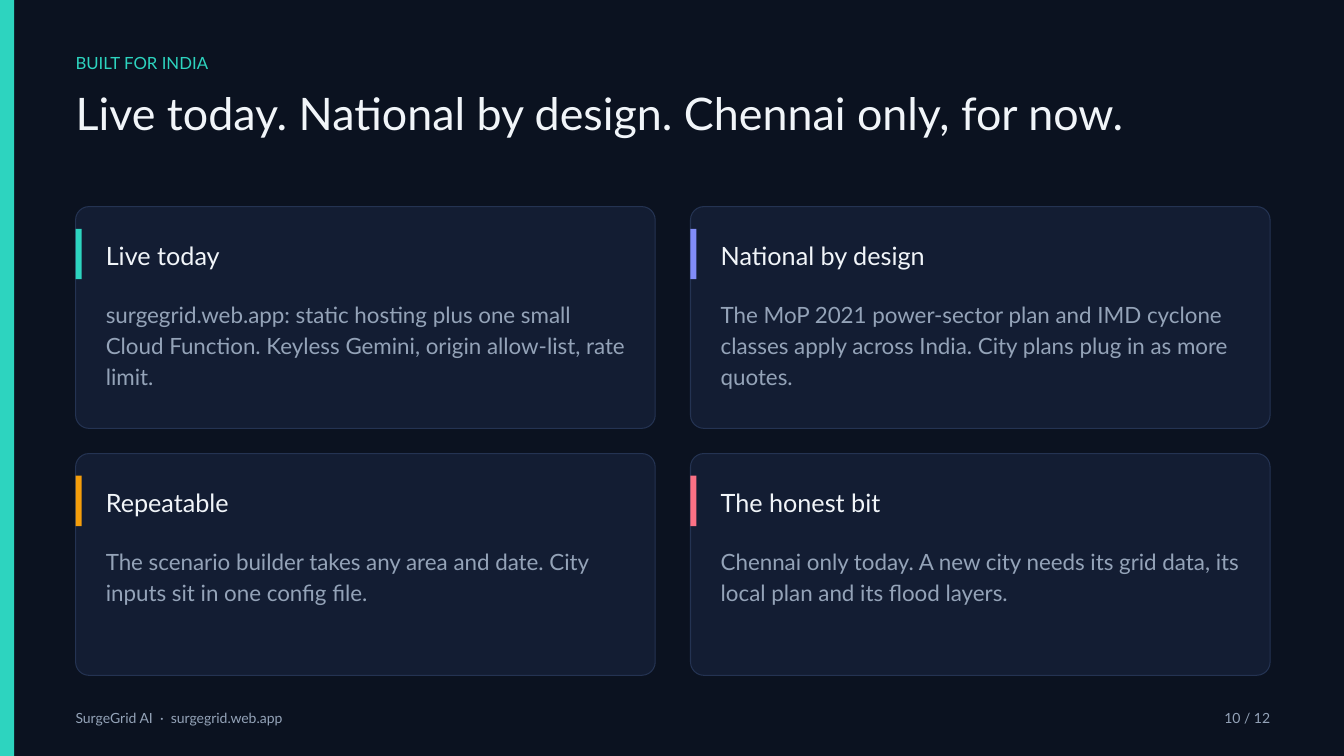
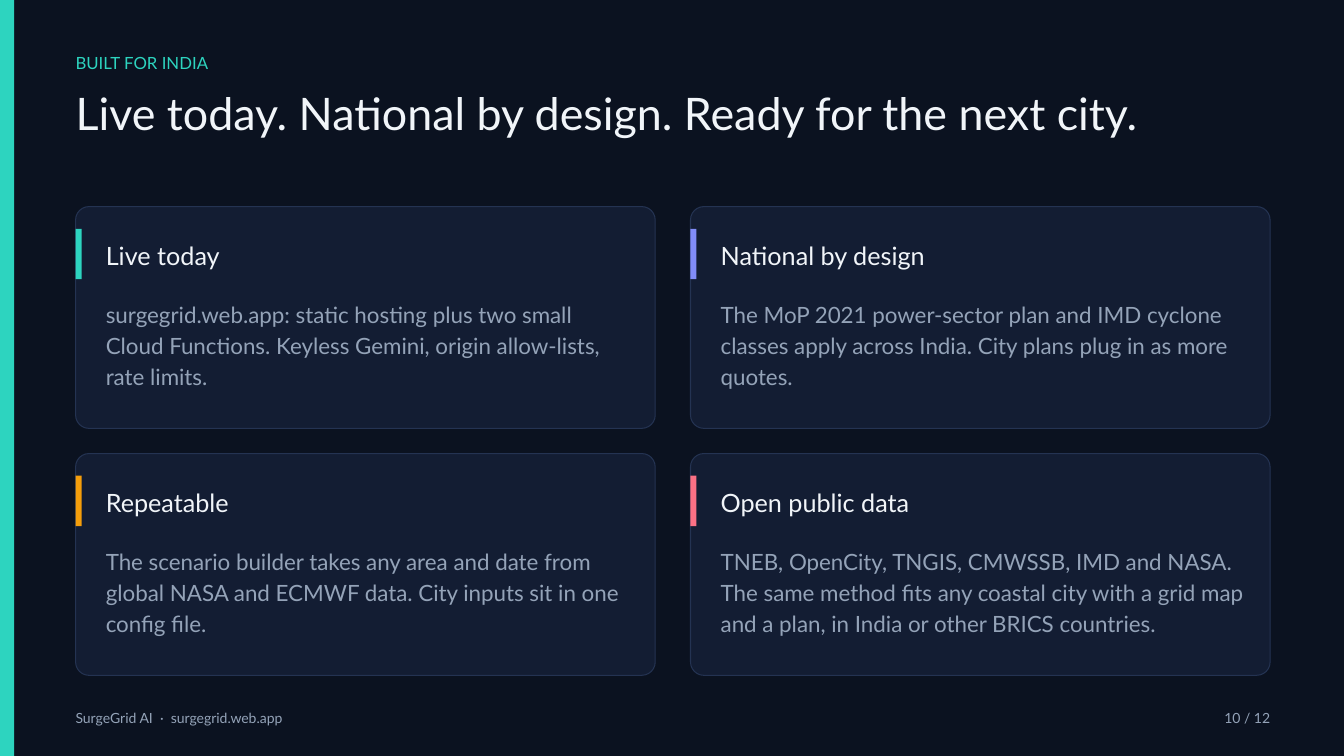
Before and after one commit to rsiva2294/surgegrid-ai, a slide deck: slide 10 of docs/SurgeGrid_AI_Deck.pptx. Drawn at 1344x756 pixels with LibreOffice and Linux fonts; fonts in the diff are those of the drawing. Boxes give left, top, right and bottom in pixels: in the first picture for what was removed or moved away, otherwise in the second. Text is boxed around its words. In the diff, an @@ line names an element or a change of style, - is before the commit and + after.

```diff
--- a/docs/SurgeGrid_AI_Deck.pptx
+++ b/docs/SurgeGrid_AI_Deck.pptx
@@ text at [76, 97, 1137, 138]: text changed @@
-Live today. National by design. Chennai only, for now.
+Live today. National by design. Ready for the next city.
@@ text at [106, 306, 600, 385]: text changed @@
-surgegrid.web.app: static hosting plus one small Cloud Function. Keyless Gemini, origin allow-list, rate limit.
+surgegrid.web.app: static hosting plus two small Cloud Functions. Keyless Gemini, origin allow-lists, rate limits.
@@ text at [721, 493, 909, 517]: text changed @@
-The honest bit
+Open public data
@@ text at [106, 553, 619, 636]: text changed @@
-The scenario builder takes any area and date. City inputs sit in one config file.
+The scenario builder takes any area and date from global NASA and ECMWF data. City inputs sit in one config file.
@@ text at [721, 553, 1243, 636]: text changed @@
-Chennai only today. A new city needs its grid data, its local plan and its flood layers.
+TNEB, OpenCity, TNGIS, CMWSSB, IMD and NASA. The same method fits any coastal city with a grid map and a plan, in India or other BRICS countries.
```
Also in this commit, not shown: 9 other slides changed, 1 other file.
